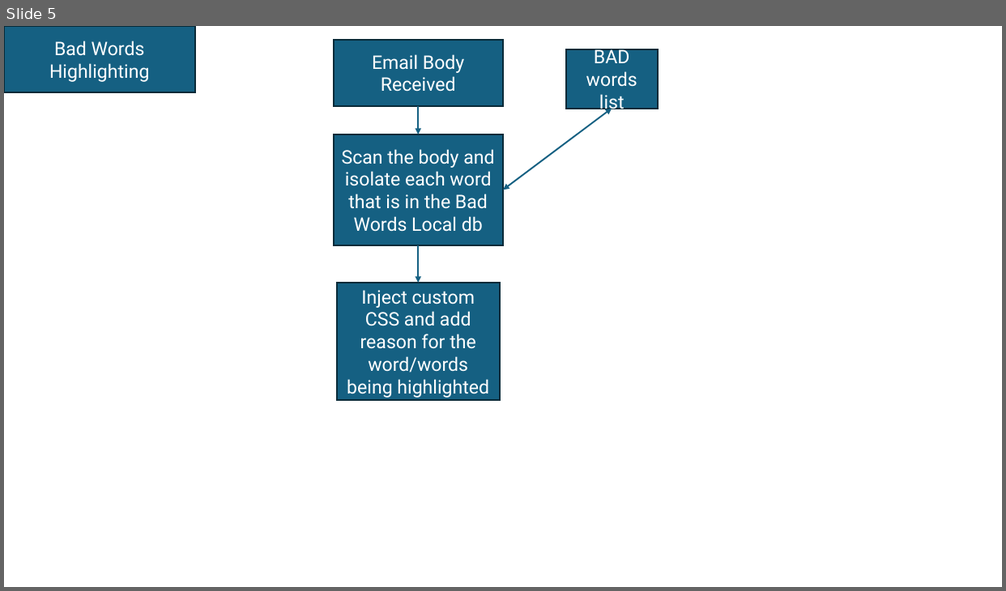
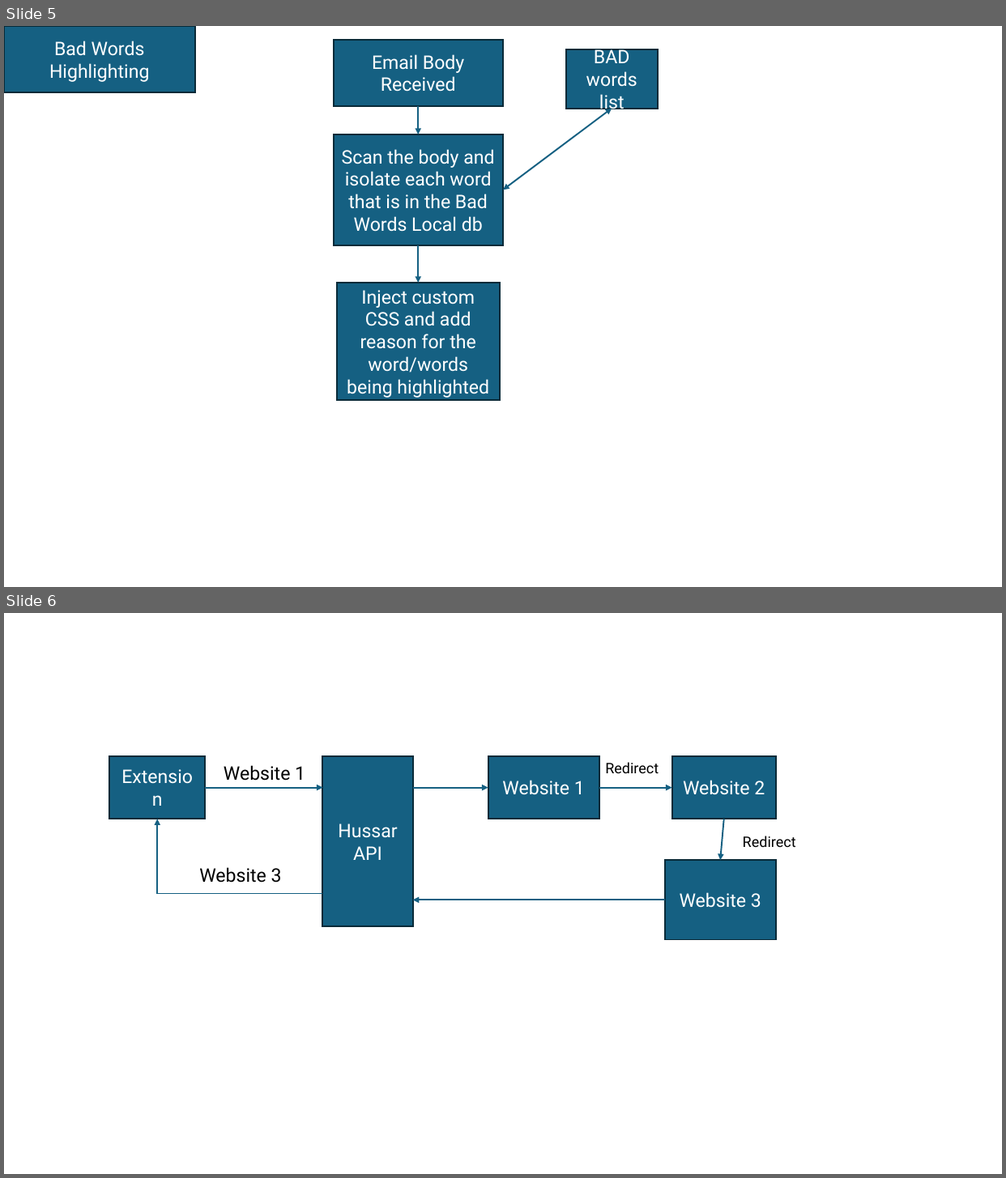
Before and after one commit to Niko-PL/COMP-3000-PhishXXX, a slide deck: COMP 3000/Project Docs/Process diagram.pptx. Shown one above the other, each under a label of ours: slide 5 before the commit, slides 5 and 6 after it. The pictures are 1006x591 and 1006x1178 pixels, drawn with LibreOffice and Linux fonts; fonts in the diff are those of the drawing. Boxes give left, top, right and bottom in pixels: in the first picture for what was removed or moved away, otherwise in the second. Text is boxed around its words. In the diff, an @@ line names an element or a change of style, - is before the commit and + after.

```diff
--- a/COMP 3000/Project Docs/Process diagram.pptx
+++ b/COMP 3000/Project Docs/Process diagram.pptx
@@ slide 6 added at box(4, 613, 1002, 1174), background #FFFFFF @@
@@ rectangle added at box(109, 756, 206, 819), fill #156082, outline #092A39 1.5 pt, 18 pt, text #FFFFFF @@
+Extension
@@ rectangle added at box(323, 756, 413, 926), fill #156082, outline #092A39 1.5 pt, 18 pt, text #FFFFFF @@
+Hussar API
@@ rectangle added at box(488, 756, 599, 819), fill #156082, outline #092A39 1.5 pt, 18 pt, text #FFFFFF @@
+Website 1
@@ rectangle added at box(671, 756, 776, 819), fill #156082, outline #092A39 1.5 pt, 18 pt, text #FFFFFF @@
+Website 2
@@ text added at box(224, 765, 305, 781), 18 pt, text #000000 @@
+Website 1
@@ text added at box(605, 762, 658, 773), 14 pt, text #000000 @@
+Redirect
@@ arrow added from (206, 787) to (323, 787), #156082 1.5 pt @@
@@ arrow added from (413, 787) to (488, 787), #156082 1.5 pt @@
@@ arrow added from (599, 787) to (671, 787), #156082 1.5 pt @@
@@ elbow arrow added from (323, 894) to (157, 819), #156082 1.5 pt @@
@@ arrow added from (724, 819) to (720, 860), #156082 1.5 pt @@
@@ text added at box(743, 836, 796, 847), 14 pt, text #000000 @@
+Redirect
@@ text added at box(199, 867, 282, 883), 18 pt, text #000000 @@
+Website 3
@@ rectangle added at box(665, 860, 776, 939), fill #156082, outline #092A39 1.5 pt, 18 pt, text #FFFFFF @@
+Website 3
@@ arrow added from (665, 901) to (413, 901), #156082 1.5 pt @@
```
Also in this commit, not shown: 18 other files.
